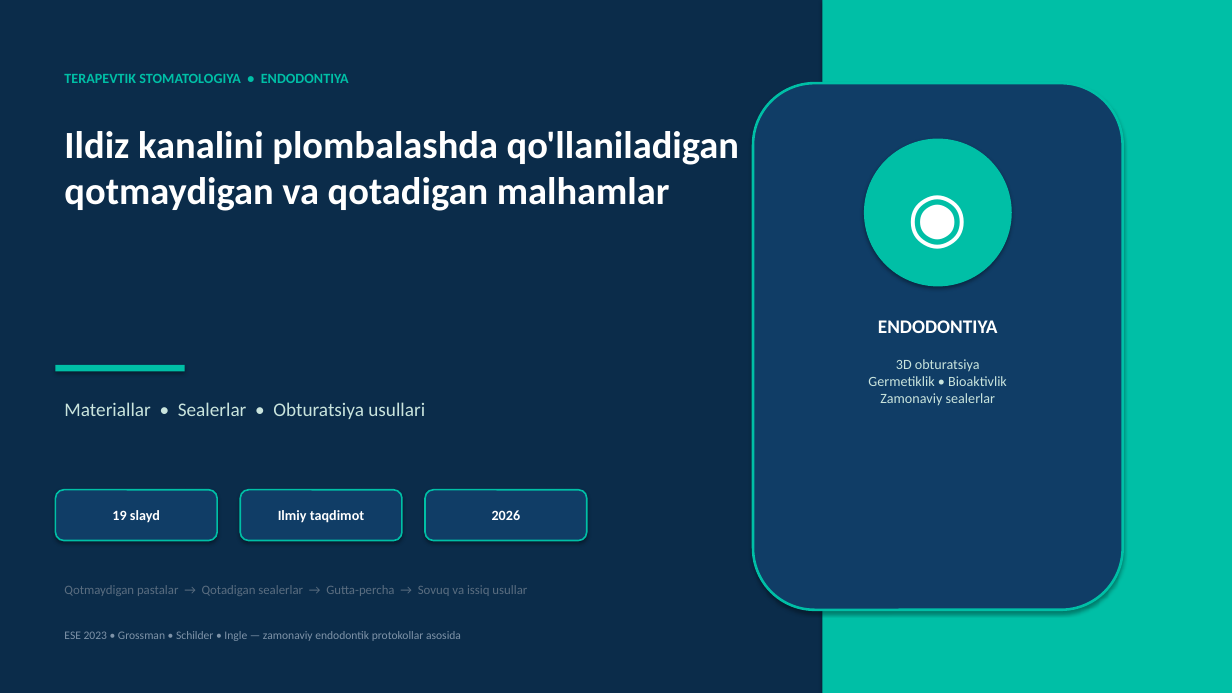
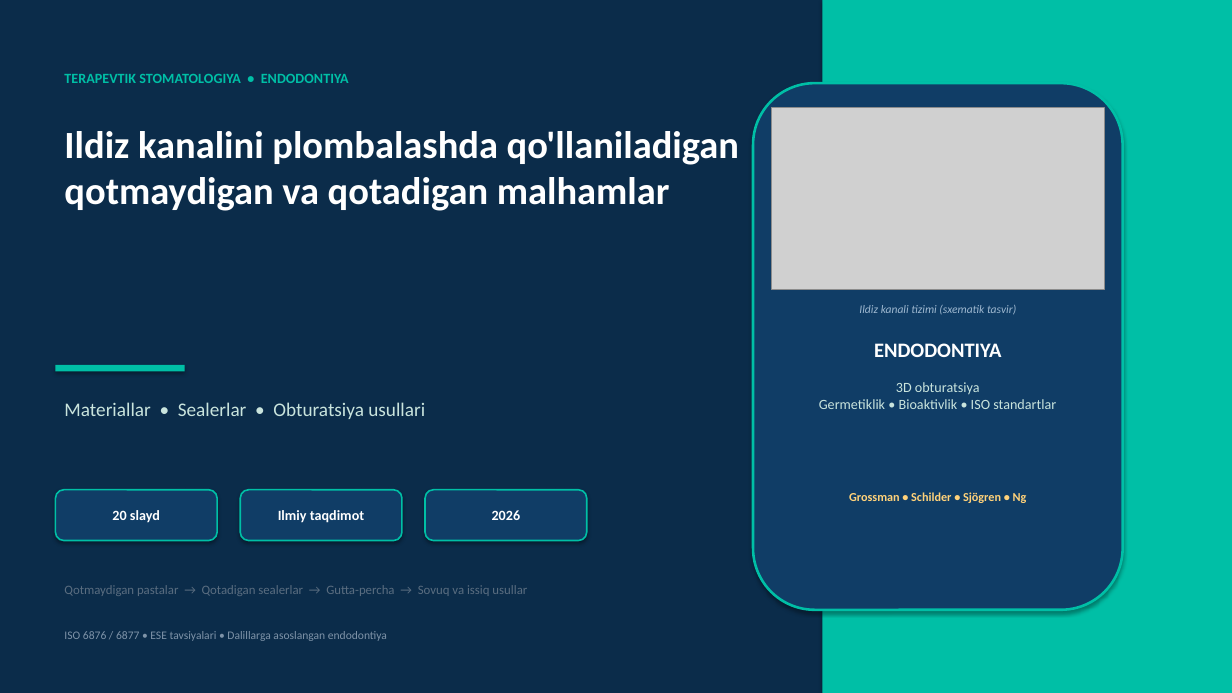
Before and after one commit to jabborovd18-collab/jdakimyo, a slide deck: slide 1 of Ildiz_kanalini_plombalash_taqdimot.pptx. Drawn at 1232x693 pixels with LibreOffice and Linux fonts; fonts in the diff are those of the drawing; grey boxes stand for pictures. Boxes give left, top, right and bottom in pixels: in the first picture for what was removed or moved away, otherwise in the second. Text is boxed around its words. In the diff, an @@ line names an element or a change of style, - is before the commit and + after.

Commit message:
Upgrade presentation to 20 slides: images, ISO 6876/6877, landmark evidence

```diff
--- a/Ildiz_kanalini_plombalash_taqdimot.pptx
+++ b/Ildiz_kanalini_plombalash_taqdimot.pptx
@@ picture added at bbox=[772, 108, 1104, 289] @@
@@ ellipse removed at bbox=[864, 139, 1012, 287] @@
-◉
@@ text added at bbox=[859, 305, 1016, 315], 9 pt, text #9EB8D0, italic @@
+Ildiz kanali tizimi (sxematik tasvir)
@@ text "ENDODONTIYA": place and size @@
-text "ENDODONTIYA" at bbox=[878, 320, 998, 333]
+text "ENDODONTIYA" at bbox=[874, 343, 1001, 357]
@@ text "ENDODONTIYA" at bbox=[874, 343, 1001, 357]: size 15 to 16 pt @@
@@ text at bbox=[819, 382, 1056, 409]: text changed @@
-3D obturatsiya
-Germetiklik • Bioaktivlik
-Zamonaviy sealerlar
+3D obturatsiya
+Germetiklik • Bioaktivlik • ISO standartlar
@@ text added at bbox=[849, 492, 1027, 503], 9.5 pt, text #FFD27A, bold @@
+Grossman • Schilder • Sjögren • Ng
@@ text in rounded rectangle at bbox=[112, 510, 160, 523]: text changed @@
-19 slayd
+20 slayd
@@ text at bbox=[64, 631, 387, 641]: text changed @@
-ESE 2023 • Grossman • Schilder • Ingle — zamonaviy endodontik protokollar asosida
+ISO 6876 / 6877 • ESE tavsiyalari • Dalillarga asoslangan endodontiya
```
Also in this commit, not shown: 17 other slides changed, 2 slides added, 1 slide removed, 11 other files.
